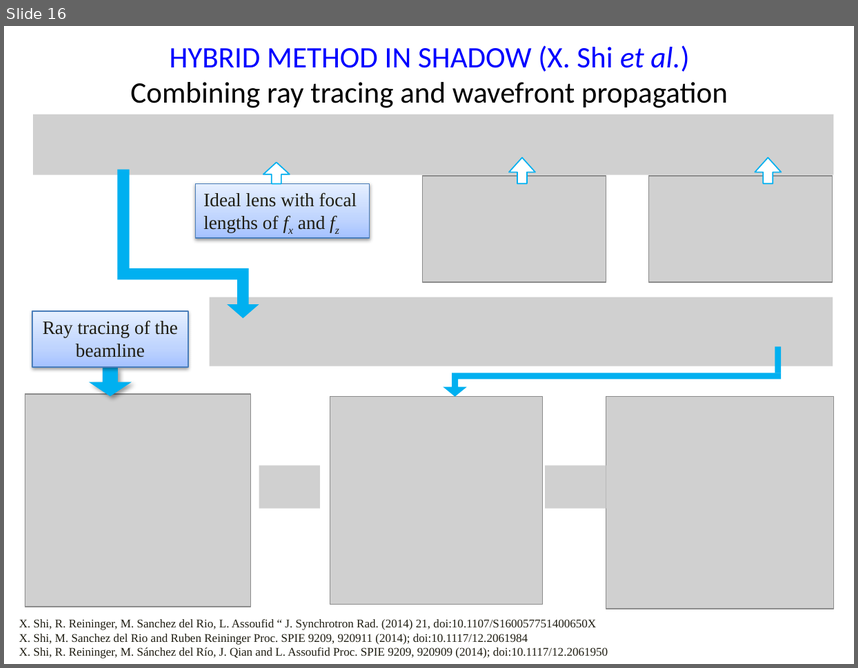
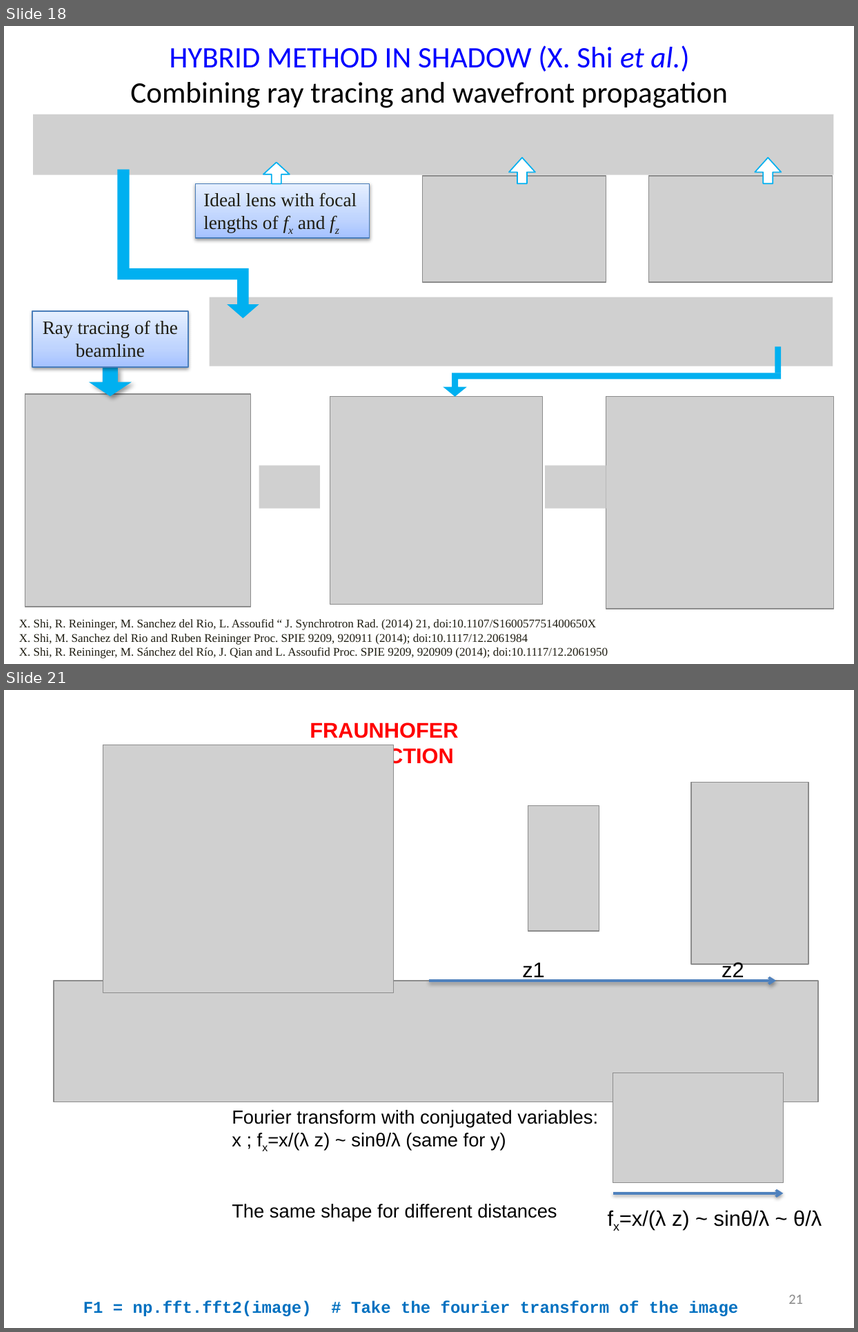
Before and after one commit to oasys-kit/oasys_school, a slide deck: slides/synchrotron_radiation_formulas.pptx. Shown one above the other, each under a label of ours: slide 16 before the commit, slides 18 and 21 after it; the slides between them are not shown. The pictures are 858x668 and 858x1332 pixels, drawn with LibreOffice and Linux fonts; fonts in the diff are those of the drawing; grey boxes stand for pictures. Boxes give left, top, right and bottom in pixels: in the first picture for what was removed or moved away, otherwise in the second. Text is boxed around its words. In the diff, an @@ line names an element or a change of style, - is before the commit and + after.

```diff
--- a/slides/synchrotron_radiation_formulas.pptx
+++ b/slides/synchrotron_radiation_formulas.pptx
@@ slide 21 added at bbox=[4, 690, 854, 1328], background #FFFFFF @@
@@ text added at bbox=[310, 722, 458, 767], 18 pt, text #FF0000, bold @@
+FRAUNHOFER DIFFRACTION
@@ picture added at bbox=[103, 745, 394, 993] @@
@@ picture added at bbox=[691, 782, 808, 964] @@
@@ picture added at bbox=[528, 806, 599, 931] @@
@@ text added at bbox=[522, 962, 744, 981], 18 pt, text #000000 @@
+z1 z2
@@ picture added at bbox=[53, 980, 818, 1103] @@
@@ arrow added from (429, 980) to (776, 980), #4F81BD 2 pt @@
@@ picture added at bbox=[613, 1072, 784, 1182] @@
@@ text added at bbox=[232, 1110, 598, 1221], 16 pt, text #000000 @@
+Fourier transform with conjugated variables:
+x ; fx=x/(λ z) ~ sinθ/λ (same for y)
+The same shape for different distances
@@ arrow added from (613, 1193) to (784, 1193), #4F81BD 2 pt @@
@@ text added at bbox=[619, 1210, 822, 1229], 18 pt, text #000000 @@
+fx=x/(λ z) ~ sinθ/λ ~ θ/λ
@@ text added at bbox=[83, 1301, 738, 1316], 14 pt, text #0070C0, bold @@
+F1 = np.fft.fft2(image) # Take the fourier transform of the image
@@ page number added at bbox=[789, 1294, 803, 1303], 12 pt, text #898989 @@
+21
@@ what was slide 16 is now slide 18 @@
```
Also in this commit, not shown: 1 slide changed, 7 other slides added, 1 slide removed, 2 other files.
